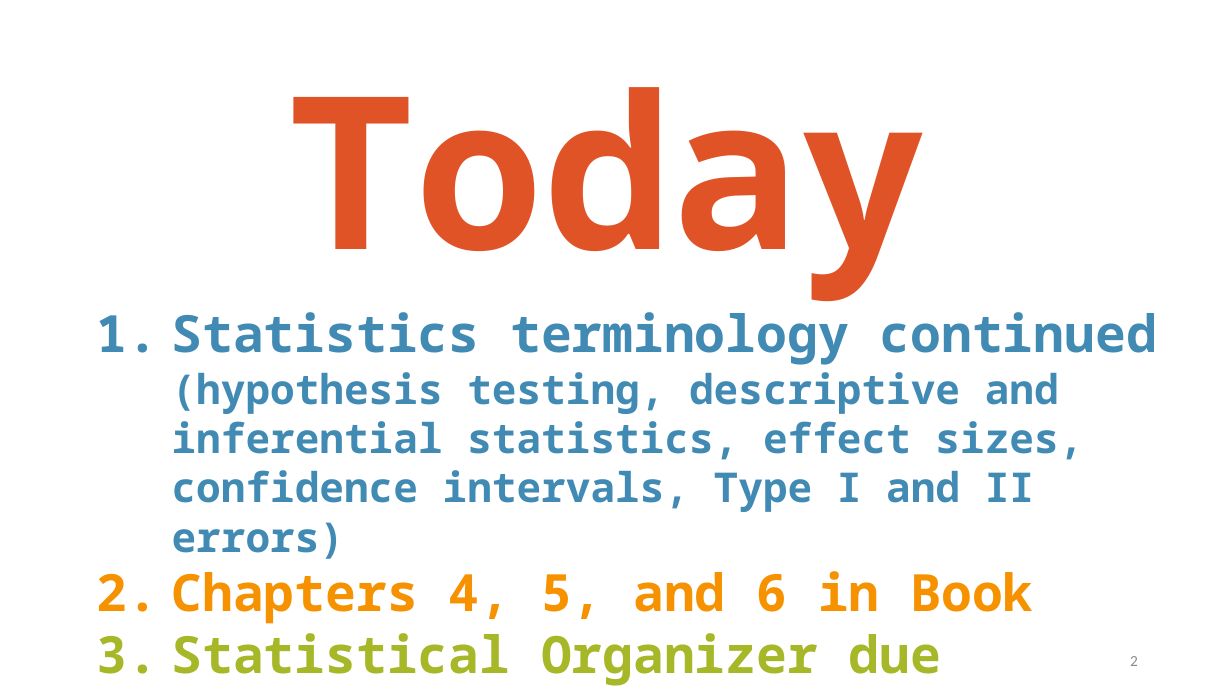
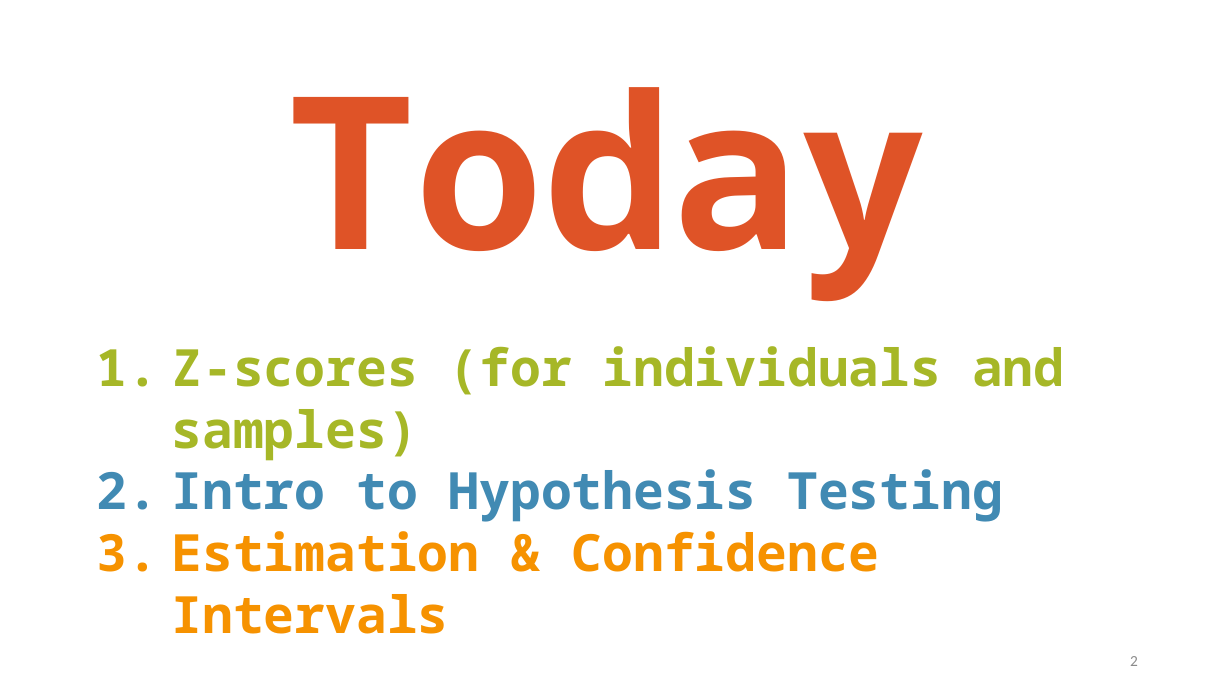
Before and after one commit to TysonStanley/EDU-6050, a slide deck: slide 2 of Slides/04_EDUC_6050_2018.pptx. Drawn at 1232x693 pixels with LibreOffice and Linux fonts; fonts in the diff are those of the drawing. Boxes give left, top, right and bottom in pixels: in the first picture for what was removed or moved away, otherwise in the second. Text is boxed around its words. In the diff, an @@ line names an element or a change of style, - is before the commit and + after.

```diff
--- a/Slides/04_EDUC_6050_2018.pptx
+++ b/Slides/04_EDUC_6050_2018.pptx
@@ text at <box>172,346,1064,572</box>: text changed; size 32 to 40 pt; text colour #418AB3 to #A6B727 @@
-1. Statistics terminology continued (hypothesis testing, descriptive and inferential statistics, effect sizes, confidence intervals, Type I and II errors)
-2. Chapters 4, 5, and 6 in Book
-3. Statistical Organizer due
+1. Z-scores (for individuals and samples)
+2. Intro to Hypothesis Testing
+3. Estimation & Confidence Intervals
```
Also in this commit, not shown: 3 other slides changed, 2 slides added, 9 slides removed, 1 other file.
